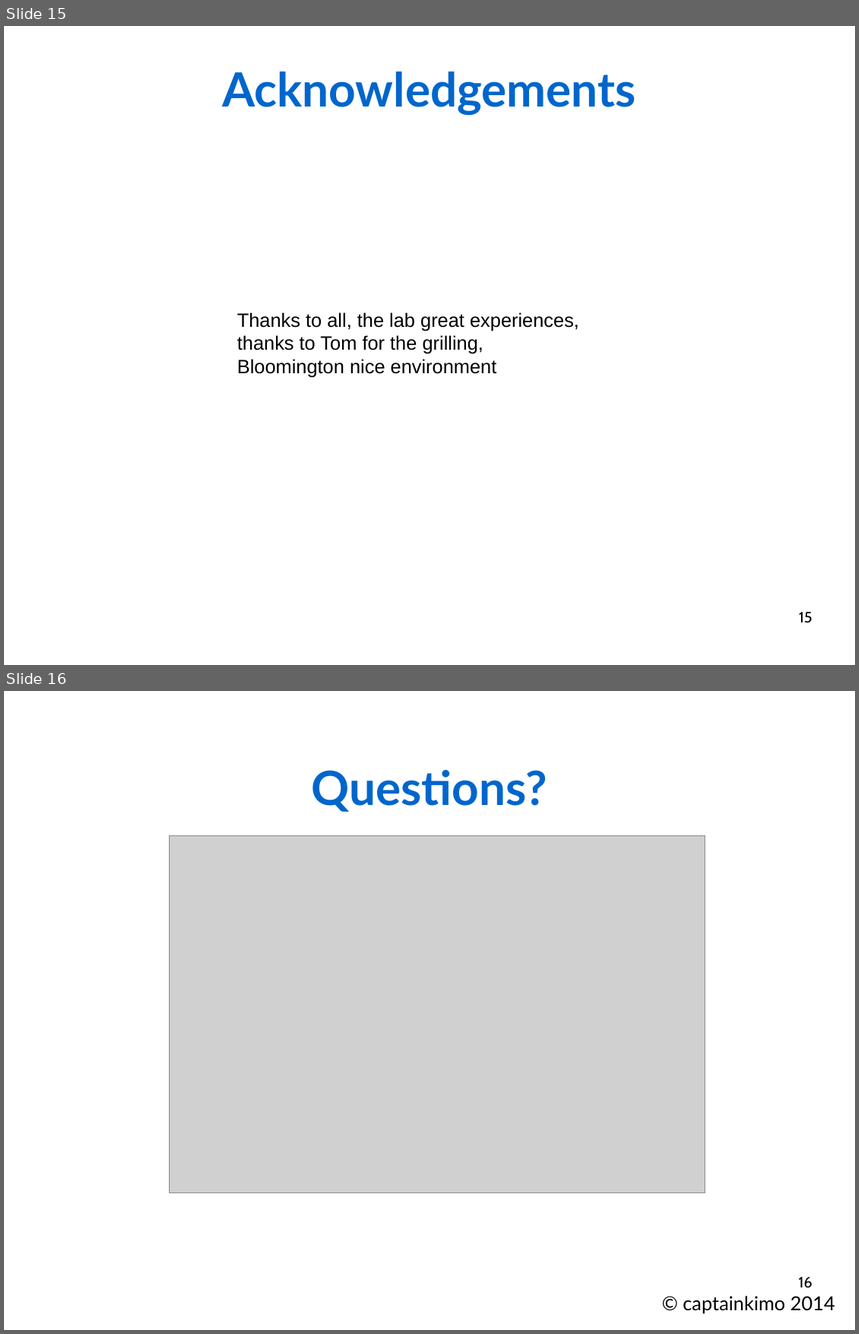
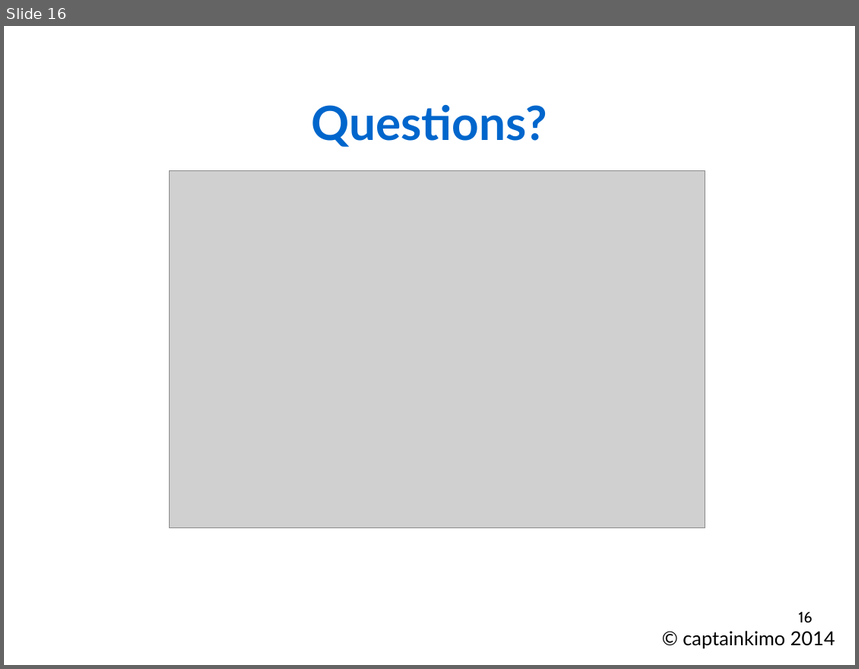
Before and after one commit to Rekyt/lynchlabpresentation2014, a slide deck: LabMeetingPresentation.odp. Shown one above the other, each under a label of ours: slides 15 and 16 before the commit, slide 16 after it. The pictures are 859x1334 and 859x669 pixels, drawn with LibreOffice and Linux fonts; fonts in the diff are those of the drawing; grey boxes stand for pictures. Boxes give left, top, right and bottom in pixels: in the first picture for what was removed or moved away, otherwise in the second. Text is boxed around its words. In the diff, an @@ line names an element or a change of style, - is before the commit and + after.

```diff
--- a/LabMeetingPresentation.odp
+++ b/LabMeetingPresentation.odp
@@ slide 15 removed at (x1=4, y1=26, x2=855, y2=665), background #FFFFFF @@
@@ text removed at (x1=222, y1=72, x2=636, y2=116) @@
-Acknowledgements
@@ text removed at (x1=237, y1=313, x2=579, y2=377) @@
-Thanks to all, the lab great experiences, thanks to Tom for the grilling,
-Bloomington nice environment
@@ page number removed at (x1=799, y1=612, x2=813, y2=623) @@
-15
```
Also in this commit, not shown: 2 slides changed, 4 slides added, 3 other slides removed.
